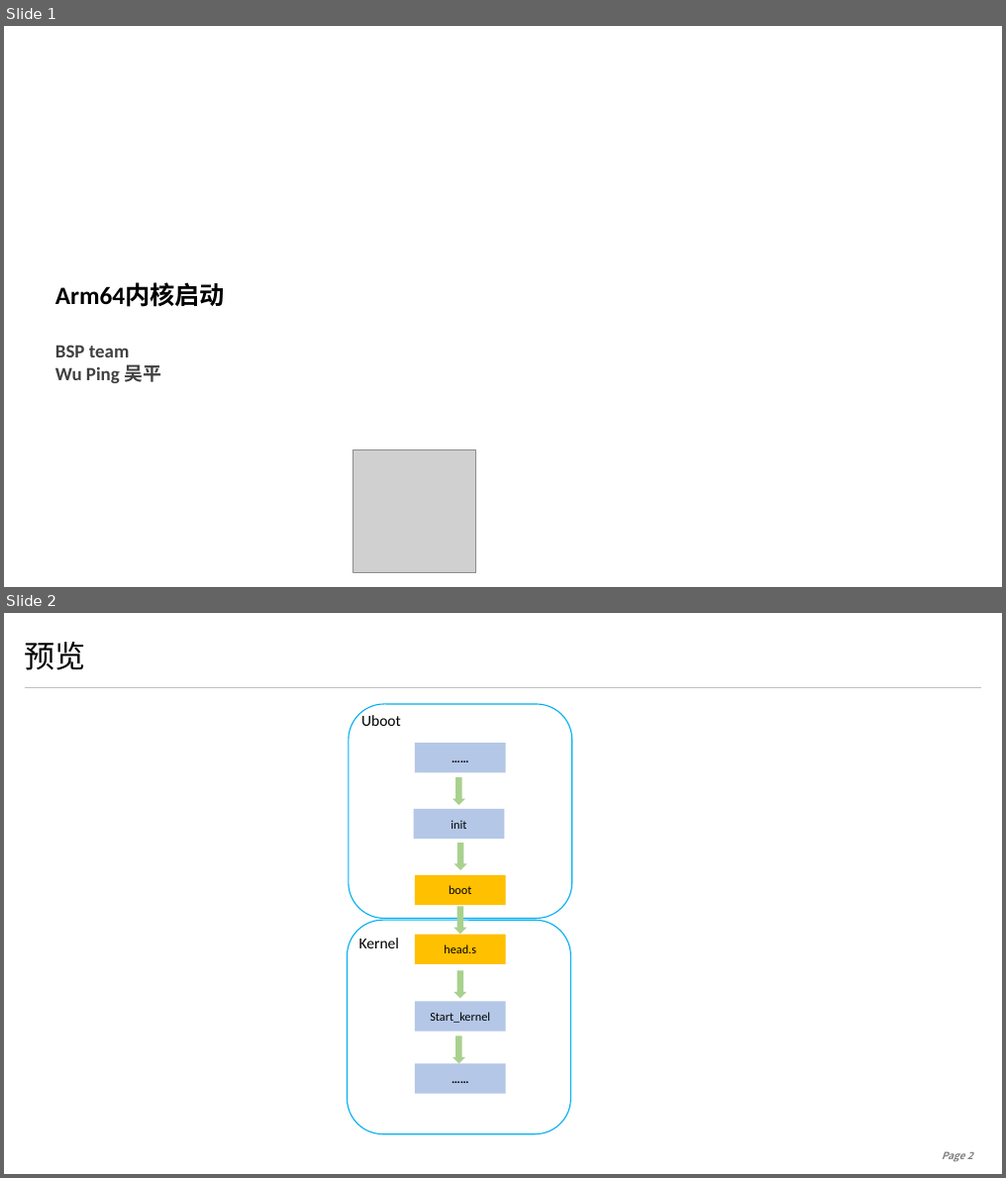
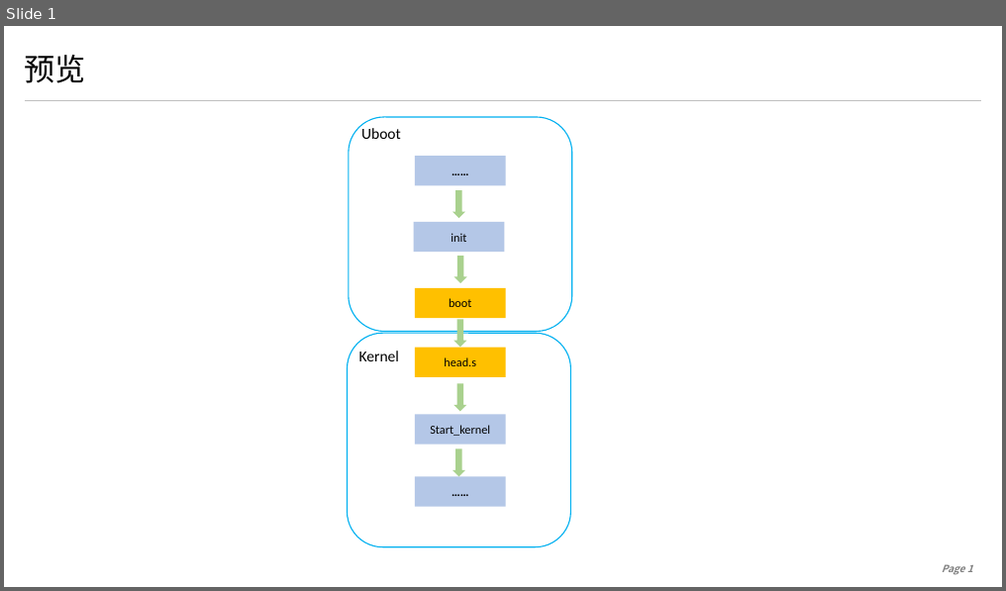
Before and after one commit to GinPot/mycode, a slide deck: 100.document/0.arm64内核启动/arm64内核启动.pptx. Shown one above the other, each under a label of ours: slides 1 and 2 before the commit, slide 1 after it. The pictures are 1006x1178 and 1006x591 pixels, drawn with LibreOffice and Linux fonts; fonts in the diff are those of the drawing; grey boxes stand for pictures; background and template pictures are left out. Boxes give left, top, right and bottom in pixels: in the first picture for what was removed or moved away, otherwise in the second. Text is boxed around its words. In the diff, an @@ line names an element or a change of style, - is before the commit and + after.

```diff
--- a/100.document/0.arm64内核启动/arm64内核启动.pptx
+++ b/100.document/0.arm64内核启动/arm64内核启动.pptx
@@ slide 1 removed at [4,26,1002,587], background picture (left out) @@
@@ title removed at [55,283,225,383] @@
-Arm64内核启动
-BSP team
-Wu Ping 吴平
@@ picture removed at [353,450,476,572] @@
@@ what was slide 2 is now slide 1 @@
```
Also in this commit, not shown: 10 other files.
